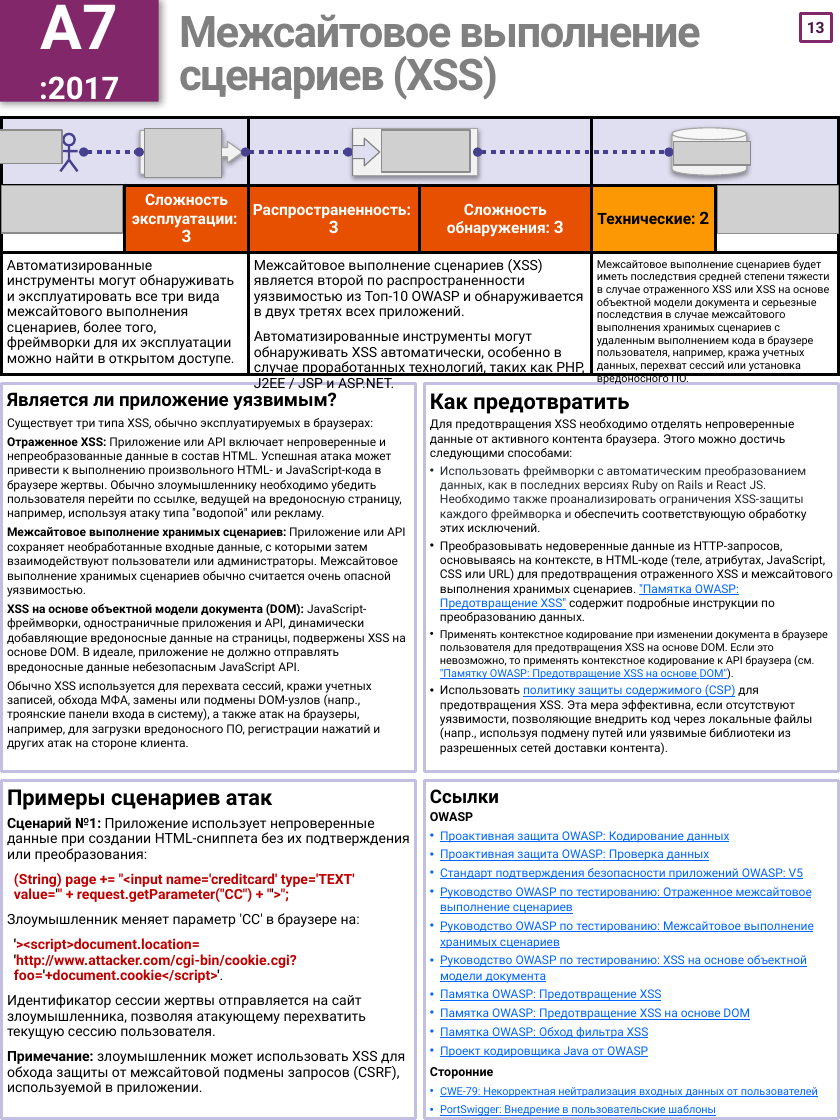
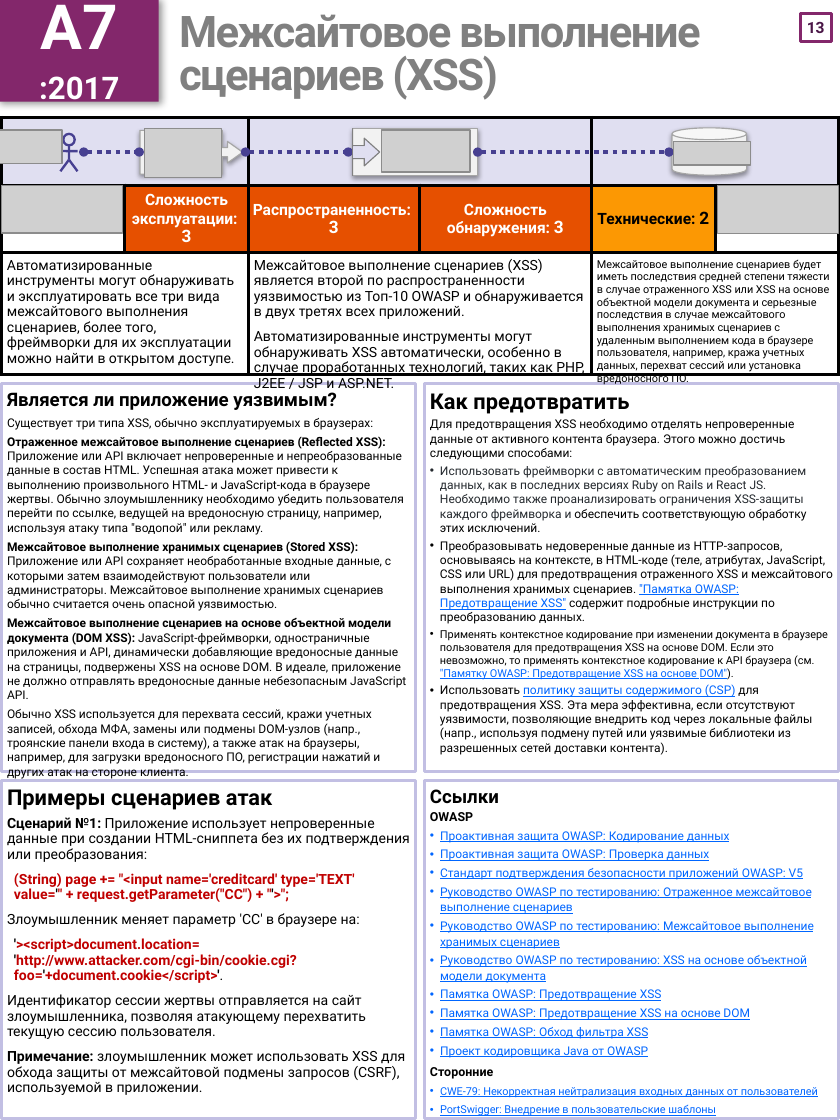
Before and after one commit to OWASP/Top10, a slide deck: slide 14 of 2017/OWASP Top 10-2017-ru.pptx. Drawn at 840x1120 pixels with LibreOffice and Linux fonts; fonts in the diff are those of the drawing; grey boxes stand for pictures. Boxes give left, top, right and bottom in pixels: in the first picture for what was removed or moved away, otherwise in the second. Text is boxed around its words. In the diff, an @@ line names an element or a change of style, - is before the commit and + after.

```diff
--- a/2017/OWASP Top 10-2017-ru.pptx
+++ b/2017/OWASP Top 10-2017-ru.pptx
@@ text at box(7, 436, 406, 699): text changed @@
-Отраженное XSS: Приложение или API включает непроверенные и непреобразованные данные в состав HTML. Успешная атака может привести к выполнению произвольного HTML- и JavaScript-кода в браузере жертвы. Обычно злоумышленнику необходимо убедить пользователя перейти по ссылке, ведущей на вредоносную страницу, например, используя атаку типа "водопой" или рекламу.
-Межсайтовое выполнение хранимых сценариев: Приложение или API сохраняет необработанные входные данные, с которыми затем взаимодействуют пользователи или администраторы. Межсайтовое выполнение хранимых сценариев обычно считается очень опасной уязвимостью.
-XSS на основе объектной модели документа (DOM): JavaScript-фреймворки, одностраничные приложения и API, динамически добавляющие вредоносные данные на страницы, подвержены XSS на основе DOM. В идеале, приложение не должно отправлять вредоносные данные небезопасным JavaScript API.
+Отраженное межсайтовое выполнение сценариев (Reflected XSS): Приложение или API включает непроверенные и непреобразованные данные в состав HTML. Успешная атака может привести к выполнению произвольного HTML- и JavaScript-кода в браузере жертвы. Обычно злоумышленнику необходимо убедить пользователя перейти по ссылке, ведущей на вредоносную страницу, например, используя атаку типа "водопой" или рекламу.
+Межсайтовое выполнение хранимых сценариев (Stored XSS): Приложение или API сохраняет необработанные входные данные, с которыми затем взаимодействуют пользователи или администраторы. Межсайтовое выполнение хранимых сценариев обычно считается очень опасной уязвимостью.
+Межсайтовое выполнение сценариев на основе объектной модели документа (DOM XSS): JavaScript-фреймворки, одностраничные приложения и API, динамически добавляющие вредоносные данные на страницы, подвержены XSS на основе DOM. В идеале, приложение не должно отправлять вредоносные данные небезопасным JavaScript API.
```
Also in this commit, not shown: 1 other file.
